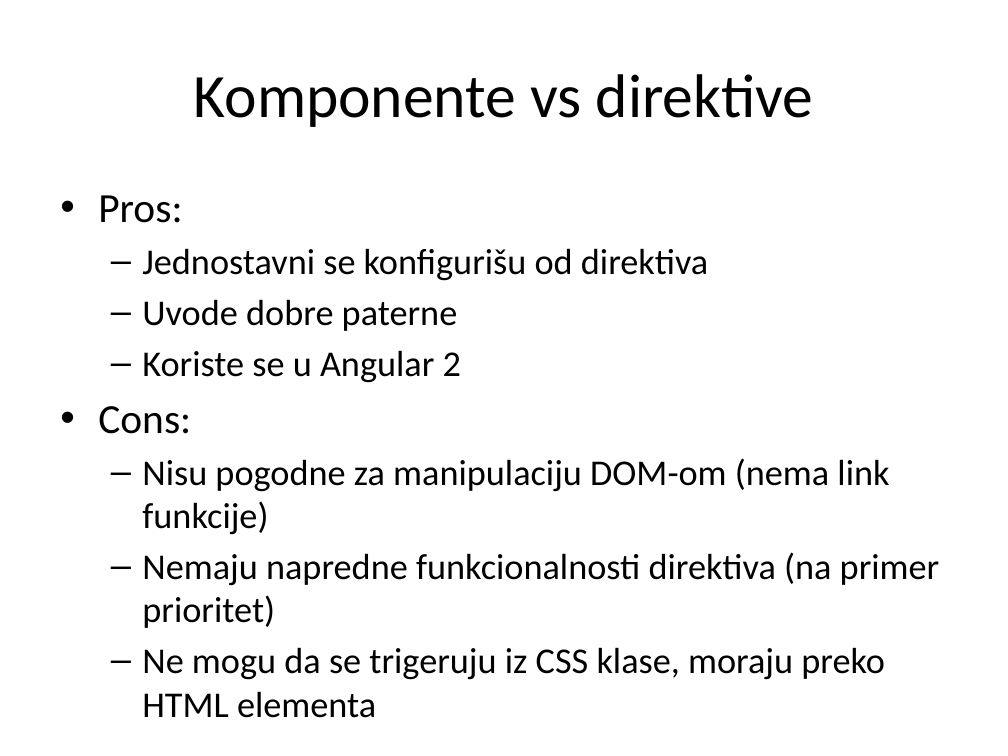
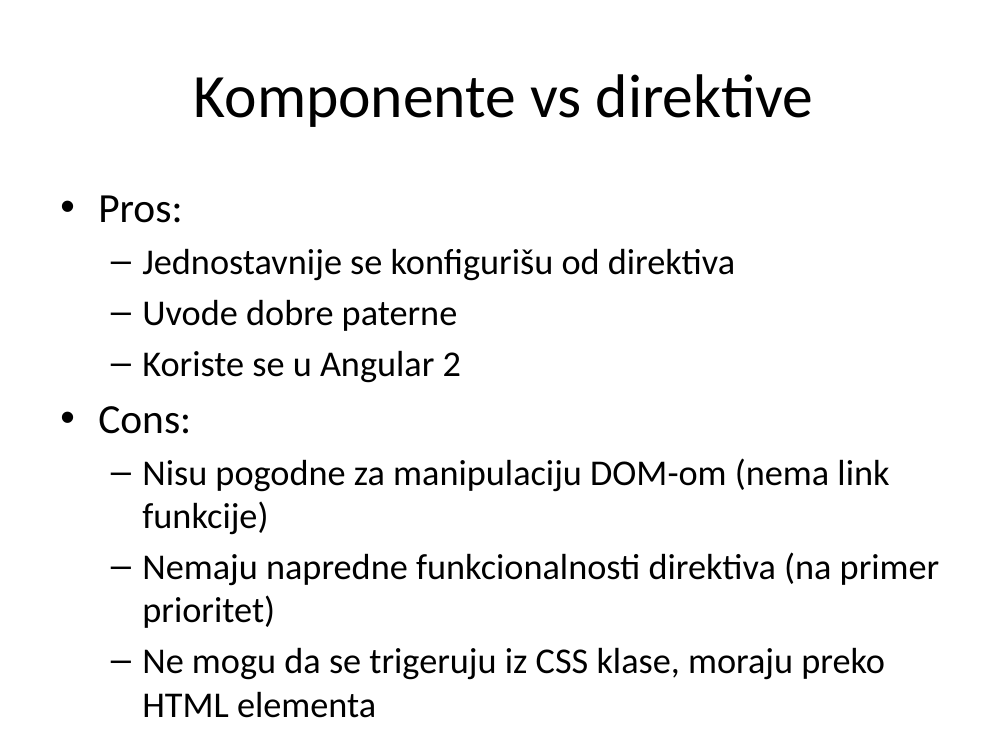
Before and after one commit to XWS2016/AngularJS, a slide deck: slide 36 of 02_Direktive/AngularJS_02_direktive.pptx. Drawn at 1008x756 pixels with LibreOffice and Linux fonts; fonts in the diff are those of the drawing. Boxes give left, top, right and bottom in pixels: in the first picture for what was removed or moved away, otherwise in the second. Text is boxed around its words. In the diff, an @@ line names an element or a change of style, - is before the commit and + after.

```diff
--- a/02_Direktive/AngularJS_02_direktive.pptx
+++ b/02_Direktive/AngularJS_02_direktive.pptx
@@ text at box(142, 248, 735, 281): text changed @@
-  – Jednostavni se konfigurišu od direktiva
+  – Jednostavnije se konfigurišu od direktiva
```
Also in this commit, not shown: 47 other files.
